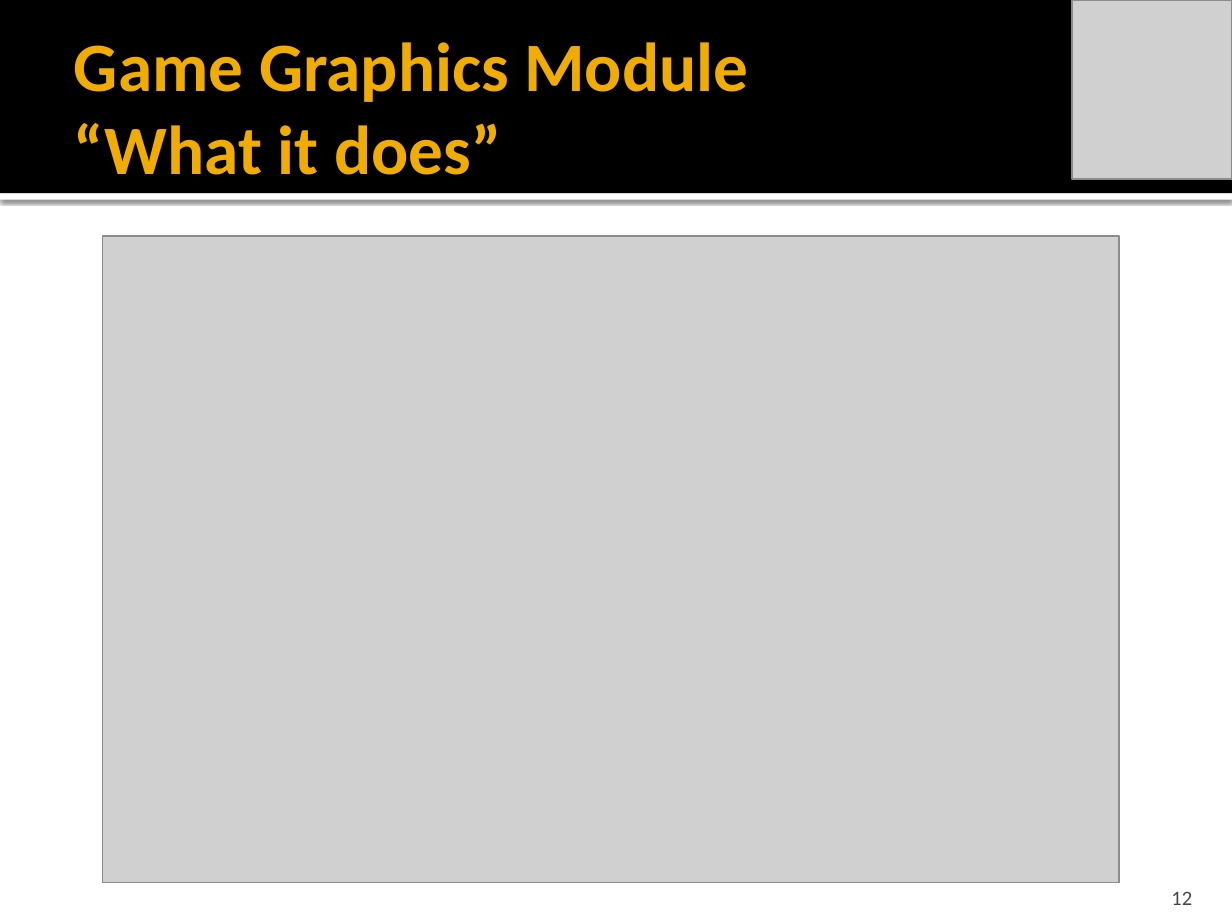
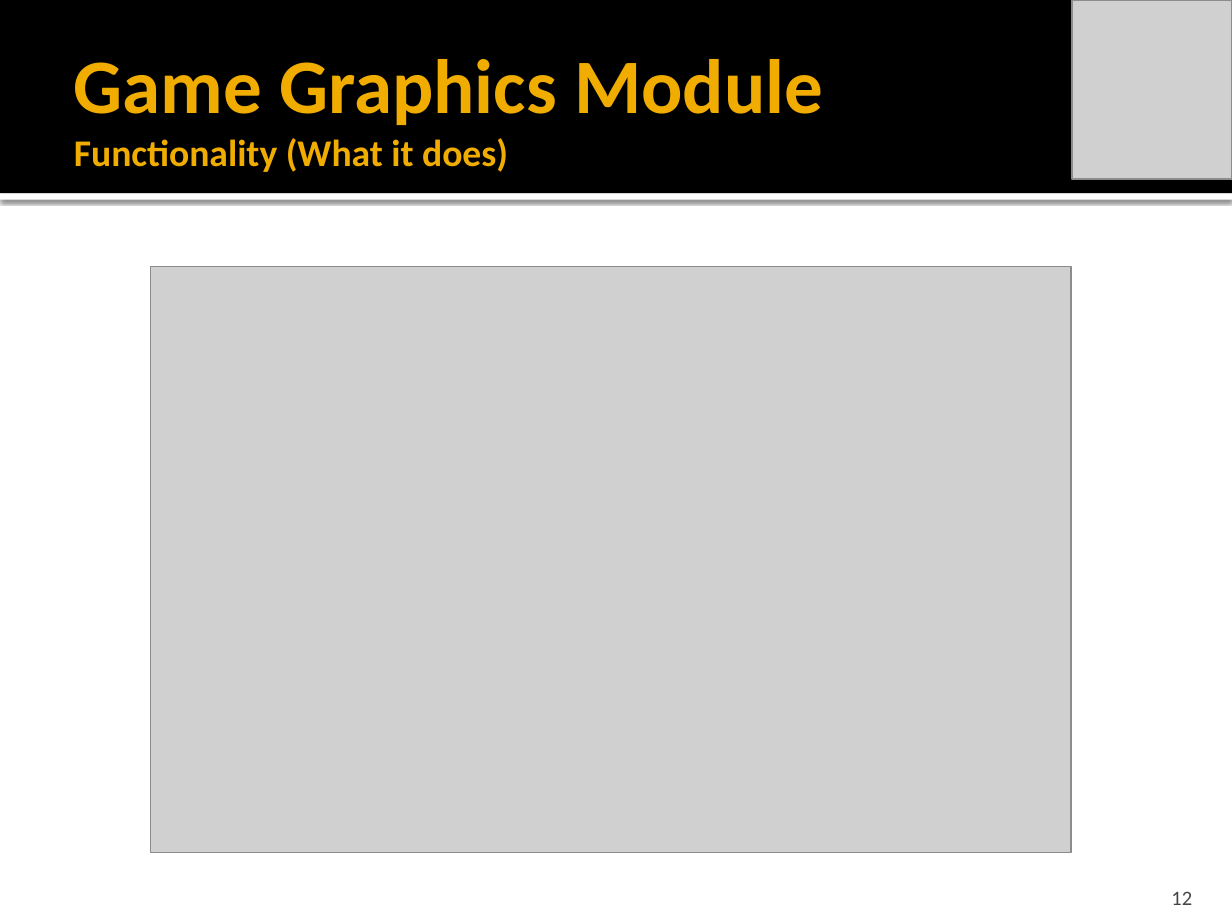
Before and after one commit to idxExtropy/duel-reality, a slide deck: slide 12 of Docs/DUEL REALITY .pptx. Drawn at 1232x924 pixels with LibreOffice and Linux fonts; fonts in the diff are those of the drawing; grey boxes stand for pictures. Boxes give left, top, right and bottom in pixels: in the first picture for what was removed or moved away, otherwise in the second. Text is boxed around its words. In the diff, an @@ line names an element or a change of style, - is before the commit and + after.

```diff
--- a/Docs/DUEL REALITY .pptx
+++ b/Docs/DUEL REALITY .pptx
@@ title at [74, 59, 823, 172]: text changed; size 40.5 to 22 pt @@
-Game Graphics Module
-“What it does”
+Game Graphics Module
+Functionality (What it does)
@@ picture: place and size @@
-picture at [102, 237, 1119, 883]
+picture at [150, 266, 1071, 853]
```
Also in this commit, not shown: 4 other slides changed, 3 slides added, 1 slide removed.
